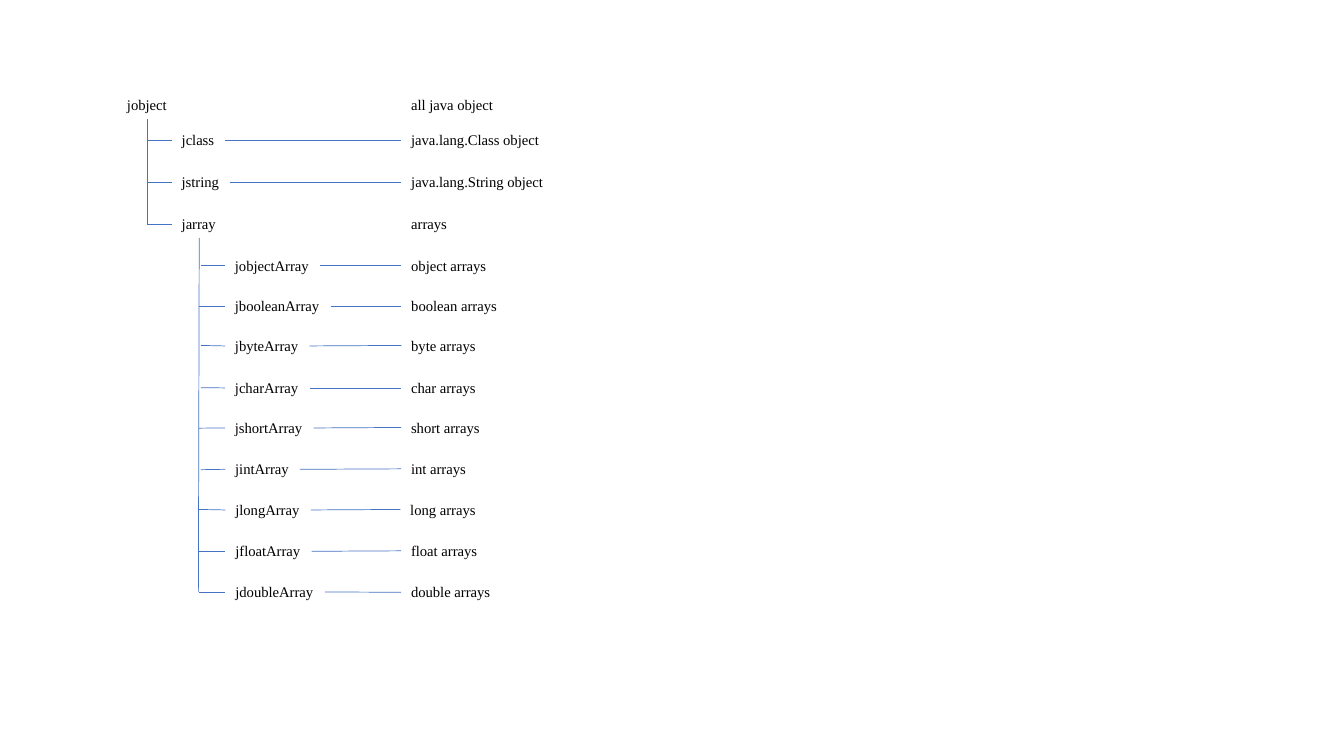
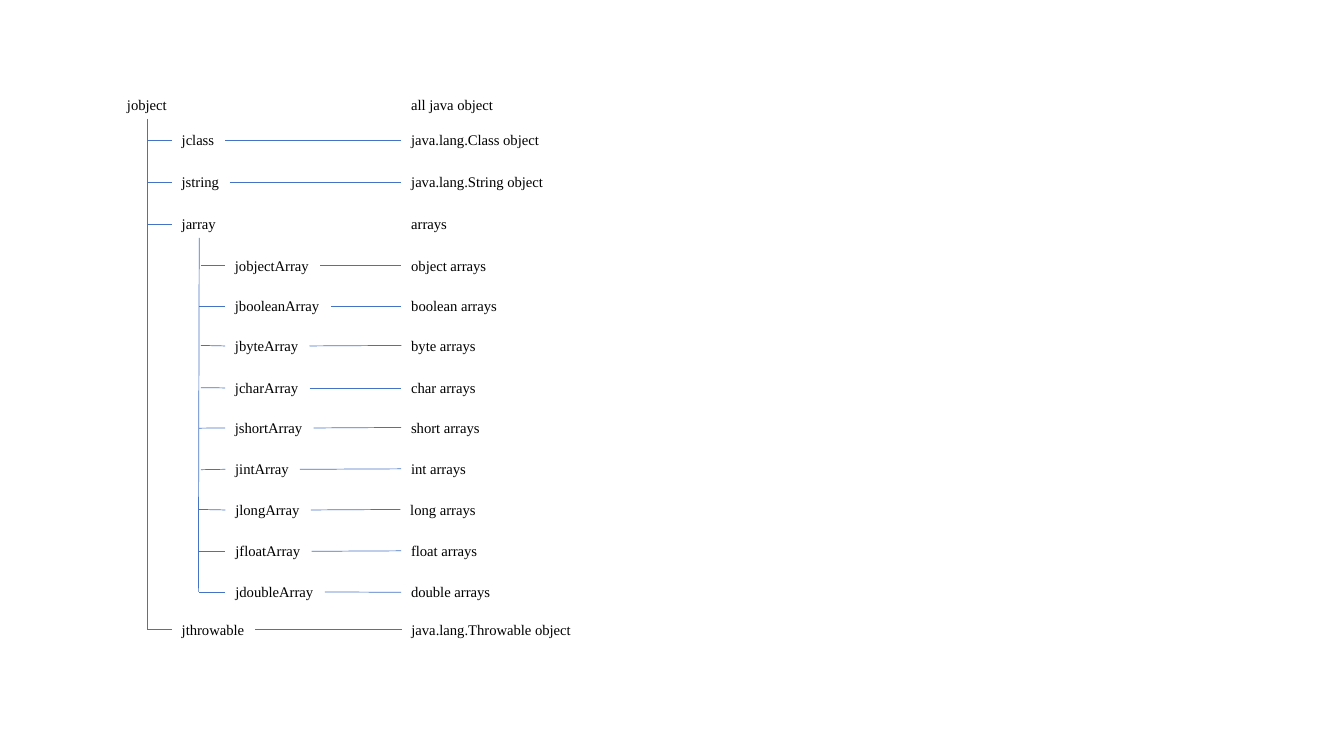
Before and after one commit to XuJian1252878/Photor, a slide deck: slide 1 of android/final/image/2/演示文稿1.pptx. Drawn at 1344x756 pixels with LibreOffice and Linux fonts; fonts in the diff are those of the drawing. Boxes give left, top, right and bottom in pixels: in the first picture for what was removed or moved away, otherwise in the second. Text is boxed around its words. In the diff, an @@ line names an element or a change of style, - is before the commit and + after.

```diff
--- a/android/final/image/2/演示文稿1.pptx
+++ b/android/final/image/2/演示文稿1.pptx
@@ line added from (147, 224) to (147, 630), #4472C4 0.5 pt @@
@@ text added at <box>182,624,244,638</box>, 10.5 pt, text #000000 @@
+jthrowable
@@ text added at <box>411,624,571,638</box>, 10.5 pt, text #000000 @@
+java.lang.Throwable object
@@ line added from (147, 630) to (171, 630), #4472C4 0.5 pt @@
@@ line added from (255, 630) to (401, 630), #4472C4 0.5 pt @@
```
Also in this commit, not shown: 1 slide added, 5 other files.
